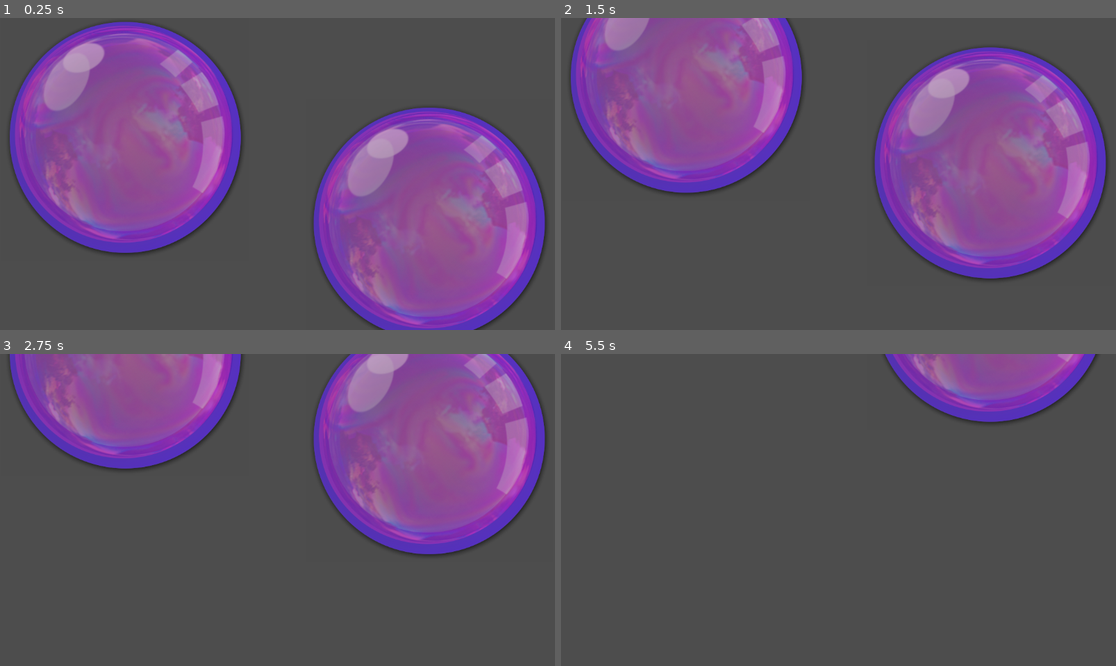
Above: before the commit, frames 1-4 (two rows, left to right).
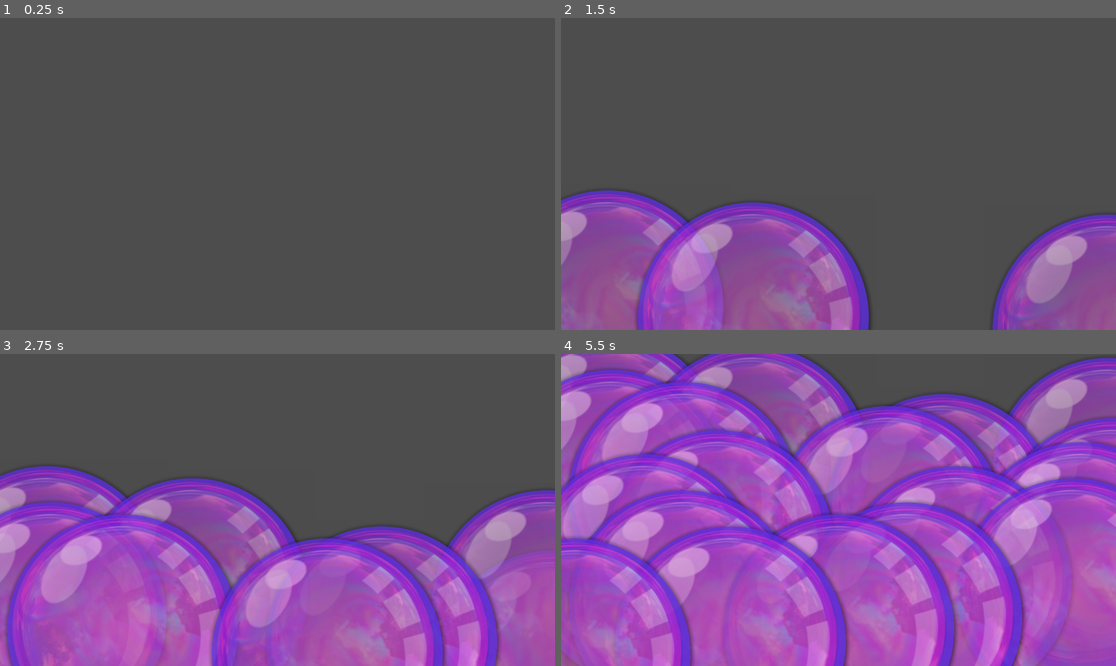
Above: after the commit, the same moments.

Repository: iluvsugargliders/bubble-pop
Game: Godot game, scene res://Main/Main.tscn
Same seed, same stepped clock (60 frames per second), same inputs: the game is played once before the commit and once after it.
Inputs:
- Up to frame 1 (0.25 s): no input
- Up to frame 2 (1.5 s): no input
- Up to frame 3 (2.75 s): no input
- Up to frame 4 (5.5 s): no input

The runs differ from the first frame. In frame 1, 49% of the frame differs, in the area x 1-99%, y 1-100%; in frame 2, 71%; in frame 3, 85%; in frame 4, 97%, in the area x 0-100%, y 0-100%.

Commit message:
Random Bubbles

Diff:
--- a/Code/Main/Main.tscn
+++ b/Code/Main/Main.tscn
@@ -1,13 +1,9 @@
-[gd_scene load_steps=3 format=3 uid="uid://cd5nxssueqosr"]
+[gd_scene load_steps=2 format=3 uid="uid://cd5nxssueqosr"]
 
 [ext_resource type="Script" path="res://Main/main.gd" id="1_kt1ms"]
-[ext_resource type="PackedScene" uid="uid://b1dboo15vt8bu" path="res://Bubble/Bubble.s.tscn" id="1_n8764"]
 
 [node name="Main" type="Node"]
 script = ExtResource("1_kt1ms")
 
-[node name="Bubble_s" parent="." instance=ExtResource("1_n8764")]
-position = Vector2(891, 451)
-
-[node name="Bubble_s2" parent="." instance=ExtResource("1_n8764")]
-position = Vector2(260, 273)
+[node name="Timer" type="Timer" parent="."]
+autostart = true
--- a/Code/Main/main.gd
+++ b/Code/Main/main.gd
@@ -1,17 +1,19 @@
 extends Node
+class_name Main
 
-const BUBBLE_S = preload("res://Bubble/Bubble.s.tscn")
+const BUBBLE = preload("res://Bubble/Bubble.s.tscn")
+@onready var timer: Timer = $Timer
+
+
+func _ready() -> void:
+	timer.timeout.connect(OnTimedOut)
+	timer.wait_time = 0.25
+
+func OnTimedOut():
+	SpawnBubble()
+
 
 func SpawnBubble():
-	print("Spawning bubble.")
-
-func SpawnBubblr():
-	var bubble_instance = BUBBLE_S.instantiate()
-	bubble_instance.position = Vector2(800, 300)
+	var bubble_instance = BUBBLE.instantiate()
+	bubble_instance.position = Vector2(randf_range(0, get_viewport().size.x), get_viewport().size.y)
 	add_child(bubble_instance)
-
-func _ready() -> void:
-	SpawnBubble()
-
-func _process(delta: float) -> void:
-	pass
